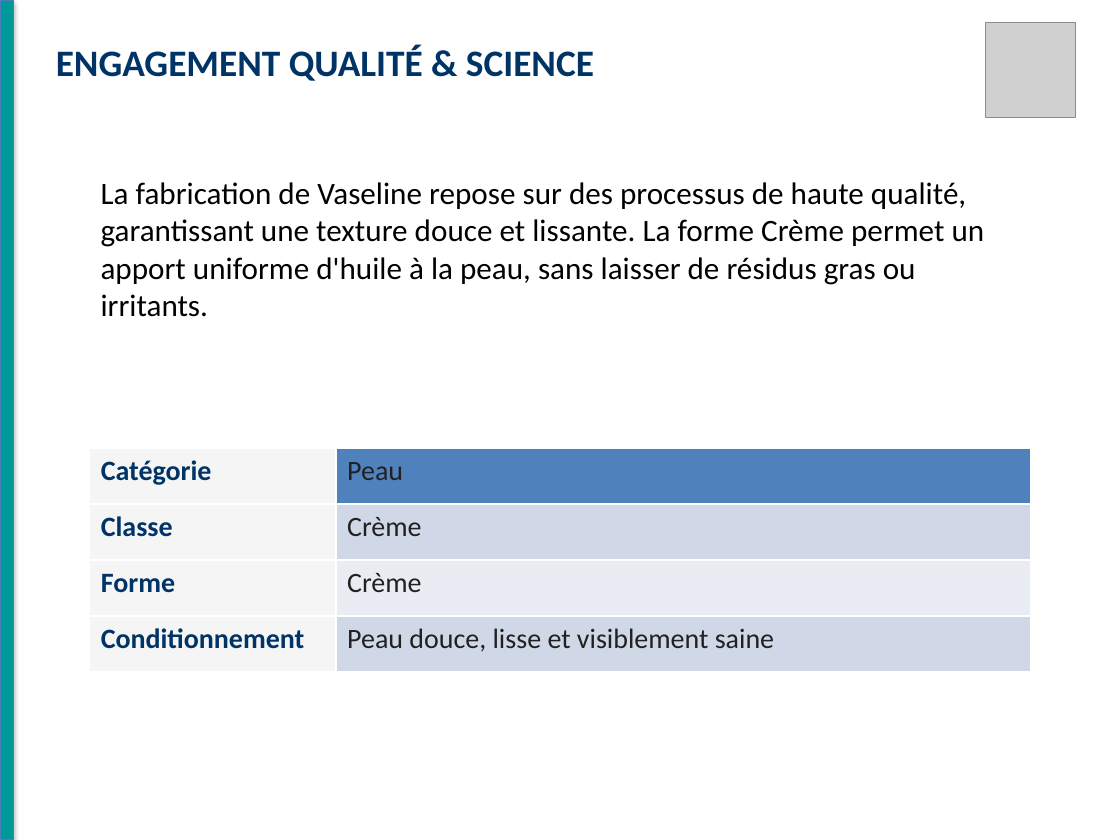
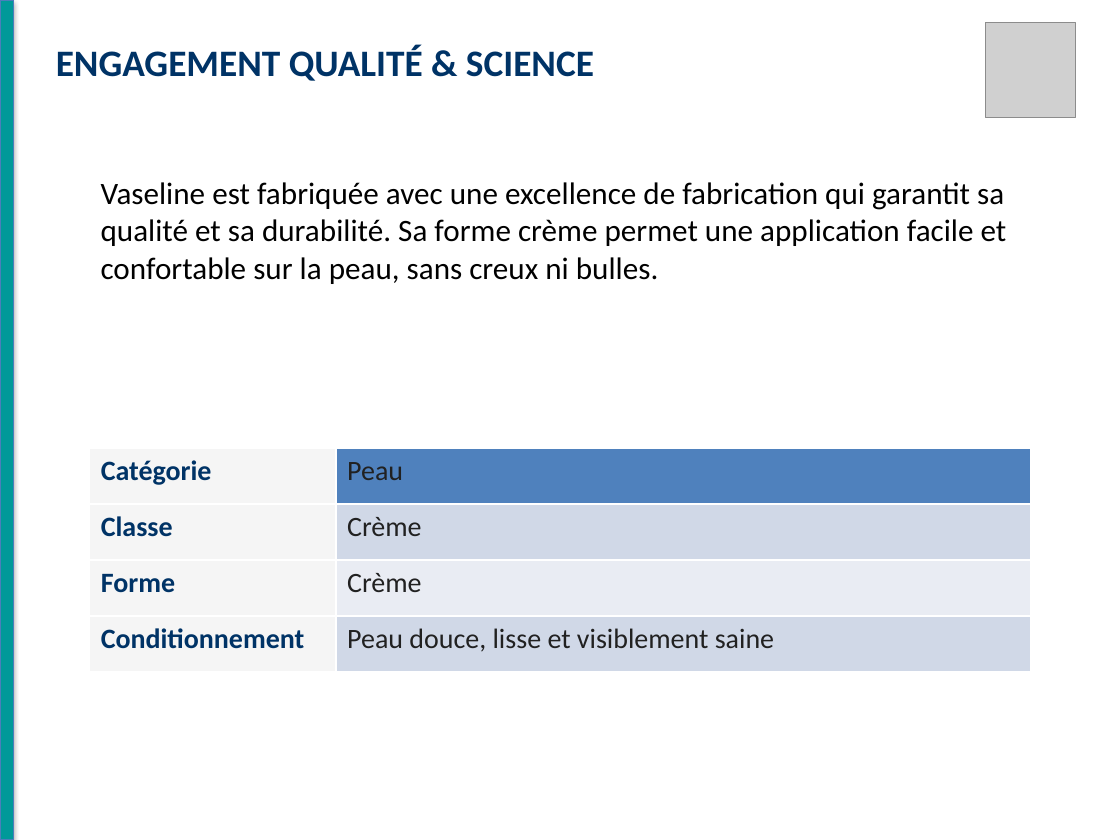
Before and after one commit to RayanAloui/Esprit-PIDS-4DS11-2026-Avatar, a slide deck: slide 5 of alia_django/apps/modeling/generated_presentations/Vaseline.pptx. Drawn at 1120x840 pixels with LibreOffice and Linux fonts; fonts in the diff are those of the drawing; grey boxes stand for pictures. Boxes give left, top, right and bottom in pixels: in the first picture for what was removed or moved away, otherwise in the second. Text is boxed around its words. In the diff, an @@ line names an element or a change of style, - is before the commit and + after.

```diff
--- a/alia_django/apps/modeling/generated_presentations/Vaseline.pptx
+++ b/alia_django/apps/modeling/generated_presentations/Vaseline.pptx
@@ text at (101,182,1007,284): text changed @@
-La fabrication de Vaseline repose sur des processus de haute qualité, garantissant une texture douce et lissante. La forme Crème permet un apport uniforme d'huile à la peau, sans laisser de résidus gras ou irritants.
+Vaseline est fabriquée avec une excellence de fabrication qui garantit sa qualité et sa durabilité. Sa forme crème permet une application facile et confortable sur la peau, sans creux ni bulles.
```
Also in this commit, not shown: 5 other slides changed, 43 other files.
